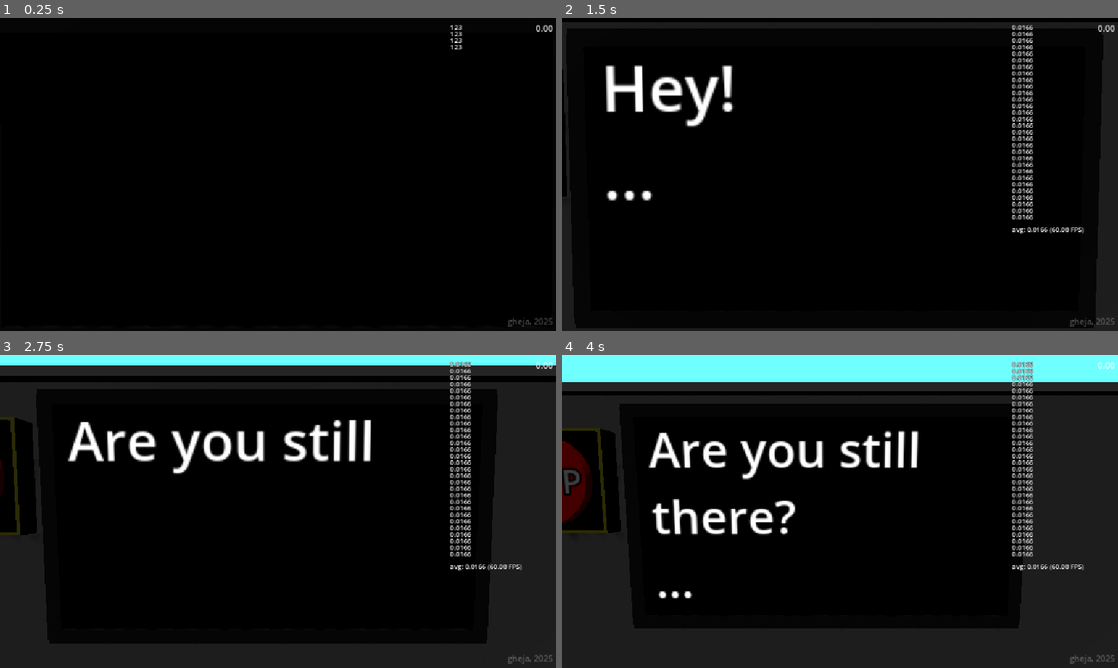
Above: before the commit, frames 1-4 (two rows, left to right).
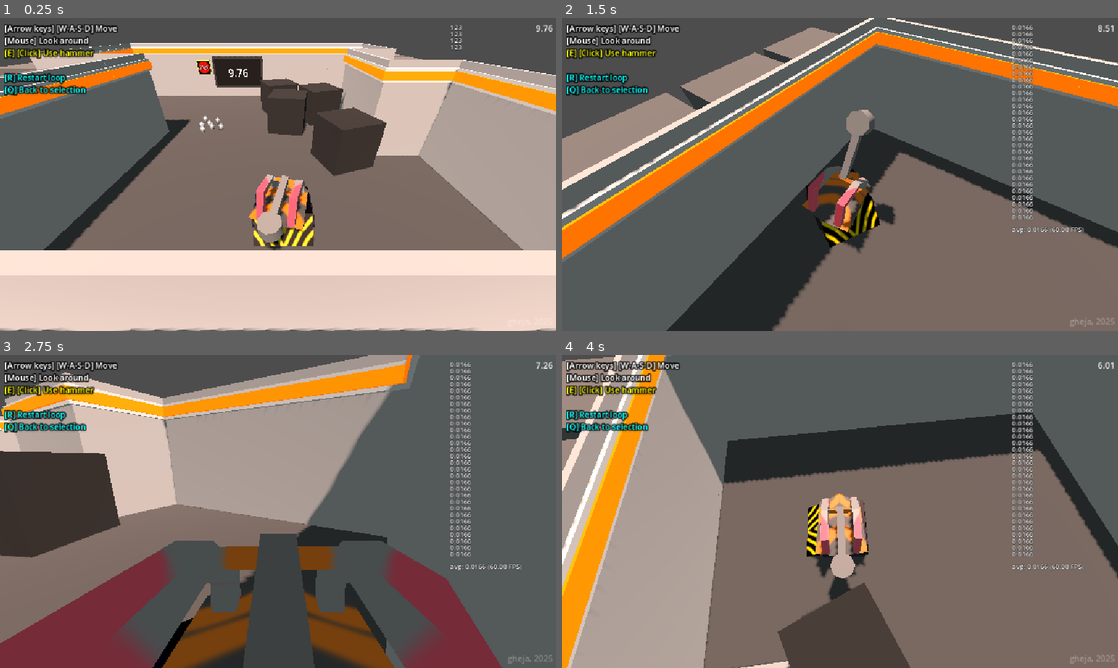
Above: after the commit, the same moments.

Repository: gheja/bot-loop
Game: Godot game, scene res://scenes/main_scene.tscn
Two runs of this game, one before a commit and one after it. Both use one fixed random seed, a clock stepped at 60 frames per second and the inputs below.
Inputs (mouse positions are in pixels of both pictures, inside the frame that each line leads up to):
- Up to frame 1 (0.25 s): no input
- Up to frame 2 (1.5 s): move the mouse to (962, 158) at 0.52 s; hold D (move_right) 0.53-1.28 s; tap E (action_primary) at 0.6, 1.35 s; move the mouse to (728, 190) at 1.27 s; hold S (move_down) from 1.28 s (still down)
- Up to frame 3 (2.75 s): move the mouse to (333, 442) at 2.02 s; release S (move_down) at 2.03 s; hold D (move_right) from 2.03 s (still down); tap E (action_primary) at 2.1 s
- Up to frame 4 (4 s): move the mouse to (812, 574) at 2.77 s; release D (move_right) at 2.78 s; hold W (move_up) 2.78-3.53 s; tap E (action_primary) at 2.85, 3.6 s; move the mouse to (1006, 558) at 3.52 s; hold A (move_left) from 3.53 s (still down)

The runs differ from the first frame. In frame 1, 99% of the frame differs, in the area x 0-100%, y 0-100%; in frame 2, 98%; in frame 3, 98%; in frame 4, 97%.

Commit message:
Added a test second level with traps

Diff:
--- /dev/null
+++ b/src/scenes/level_2.tscn
@@ -0,0 +1,146 @@
+[gd_scene load_steps=10 format=3 uid="uid://d1lxwl3px8p3p"]
+
+[ext_resource type="PackedScene" uid="uid://cpmkcymc6dshv" path="res://scenes/level_base.tscn" id="1_ne2mo"]
+[ext_resource type="PackedScene" uid="uid://cdv8qqvqawyeh" path="res://objects/object_floor.tscn" id="2_6cvei"]
+[ext_resource type="PackedScene" uid="uid://2l7r5ndv1t6j" path="res://objects/object_wall_corner.tscn" id="3_que50"]
+[ext_resource type="PackedScene" uid="uid://cyh8e8m3vwrml" path="res://objects/object_wall.tscn" id="4_hey2k"]
+[ext_resource type="PackedScene" uid="uid://dnnjjb6md5gvt" path="res://objects/object_stop_button.tscn" id="5_172wr"]
+[ext_resource type="PackedScene" uid="uid://b82gg0yds1jf3" path="res://objects/object_display.tscn" id="6_g2hoc"]
+[ext_resource type="PackedScene" uid="uid://b7uql7ksjs0rd" path="res://objects/object_box.tscn" id="7_fldb1"]
+[ext_resource type="PackedScene" uid="uid://camdrurfym6xn" path="res://objects/object_trap.tscn" id="8_6cvei"]
+[ext_resource type="PackedScene" uid="uid://vtcyr4a4c47f" path="res://objects/player_character_bot_hammer.tscn" id="8_guvtl"]
+
+[node name="Level2" type="Node3D"]
+
+[node name="LevelBase" parent="." instance=ExtResource("1_ne2mo")]
+transform = Transform3D(1.00179, 0, 0, 0, 1.00179, 0, 0, 0, 1.00179, 0, 0, 0)
+
+[node name="ObjectFloor" parent="LevelBase/LevelObjectContainer" index="0" instance=ExtResource("2_6cvei")]
+transform = Transform3D(15.6864, 0, 0, 0, 15.6864, 0, 0, 0, 15.6864, 0, 0, 0)
+metadata/_edit_lock_ = true
+
+[node name="ObjectWallCorner2" parent="LevelBase/LevelObjectContainer" index="1" instance=ExtResource("3_que50")]
+transform = Transform3D(-4.37114e-08, 0, 0.999999, 0, 0.999999, 0, -0.999999, 0, -4.37114e-08, -3.99285, 0, -0.00357346)
+
+[node name="ObjectWallCorner4" parent="LevelBase/LevelObjectContainer" index="2" instance=ExtResource("3_que50")]
+transform = Transform3D(-1, 0, 8.74228e-08, 0, 1, 0, -8.74228e-08, 0, -1, 5.98928, 0, -2)
+
+[node name="ObjectWallCorner5" parent="LevelBase/LevelObjectContainer" index="3" instance=ExtResource("3_que50")]
+transform = Transform3D(-4.37114e-08, 0, -1, 0, 1, 0, 1, 0, -4.37114e-08, 5.98928, 0, 0)
+
+[node name="ObjectWall2" parent="LevelBase/LevelObjectContainer" index="4" instance=ExtResource("4_hey2k")]
+transform = Transform3D(1.31134e-07, 0, 0.999999, 0, 0.999999, 0, -0.999999, 0, 1.31134e-07, -7.98928, 0, -3.99285)
+
+[node name="ObjectWall7" parent="LevelBase/LevelObjectContainer" index="5" instance=ExtResource("4_hey2k")]
+transform = Transform3D(1.31134e-07, 0, 0.999999, 0, 0.999999, 0, -0.999999, 0, 1.31134e-07, -7.98928, 0, -5.98928)
+
+[node name="ObjectWall8" parent="LevelBase/LevelObjectContainer" index="6" instance=ExtResource("4_hey2k")]
+transform = Transform3D(0.999999, 0, -1.18996e-07, 0, 0.999999, 0, 1.18996e-07, 0, 0.999999, -5.99285, 0, -7.9857)
+
+[node name="ObjectWall9" parent="LevelBase/LevelObjectContainer" index="7" instance=ExtResource("4_hey2k")]
+transform = Transform3D(0.999999, 0, -1.18996e-07, 0, 0.999999, 0, 1.18996e-07, 0, 0.999999, -3.99643, 0, -7.9857)
+
+[node name="ObjectWall13" parent="LevelBase/LevelObjectContainer" index="8" instance=ExtResource("4_hey2k")]
+transform = Transform3D(0.999999, 0, -1.18996e-07, 0, 0.999999, 0, 1.18996e-07, 0, 0.999999, -2, 0, -7.9857)
+
+[node name="ObjectWall14" parent="LevelBase/LevelObjectContainer" index="9" instance=ExtResource("4_hey2k")]
+transform = Transform3D(0.999999, 0, -1.18996e-07, 0, 0.999998, 0, 1.18996e-07, 0, 0.999999, -0.00357298, 0, -7.9857)
+
+[node name="ObjectWall15" parent="LevelBase/LevelObjectContainer" index="10" instance=ExtResource("4_hey2k")]
+transform = Transform3D(0.999999, 0, -1.18996e-07, 0, 0.999998, 0, 1.18996e-07, 0, 0.999999, 1.99285, 0, -7.9857)
+
+[node name="ObjectWall24" parent="LevelBase/LevelObjectContainer" index="11" instance=ExtResource("4_hey2k")]
+transform = Transform3D(0.999998, 0, -1.18996e-07, 0, 0.999998, 0, 1.18996e-07, 0, 0.999998, 3.98928, 0, -7.9857)
+
+[node name="ObjectWall25" parent="LevelBase/LevelObjectContainer" index="12" instance=ExtResource("4_hey2k")]
+transform = Transform3D(0.999998, 0, -1.18996e-07, 0, 0.999998, 0, 1.18996e-07, 0, 0.999998, 5.98571, 0, -7.9857)
+
+[node name="ObjectWall26" parent="LevelBase/LevelObjectContainer" index="13" instance=ExtResource("4_hey2k")]
+transform = Transform3D(-1.62707e-07, 0, -0.999998, 0, 0.999998, 0, 0.999998, 0, -1.62707e-07, 7.98213, 0, -3.99285)
+
+[node name="ObjectWall27" parent="LevelBase/LevelObjectContainer" index="14" instance=ExtResource("4_hey2k")]
+transform = Transform3D(-1.62707e-07, 0, -0.999998, 0, 0.999998, 0, 0.999998, 0, -1.62707e-07, 7.98213, 0, -5.98927)
+
+[node name="ObjectWall4" parent="LevelBase/LevelObjectContainer" index="15" instance=ExtResource("4_hey2k")]
+transform = Transform3D(-4.37114e-08, 0, 1, 0, 1, 0, -1, 0, -4.37114e-08, -7.99285, 0, -1.99643)
+
+[node name="ObjectWall10" parent="LevelBase/LevelObjectContainer" index="16" instance=ExtResource("4_hey2k")]
+transform = Transform3D(-4.37114e-08, 0, 1, 0, 1, 0, -1, 0, -4.37114e-08, -4, 0, 1.99643)
+
+[node name="ObjectWall11" parent="LevelBase/LevelObjectContainer" index="17" instance=ExtResource("4_hey2k")]
+transform = Transform3D(-4.37114e-08, 0, 1, 0, 1, 0, -1, 0, -4.37114e-08, -4, 0, 3.99285)
+
+[node name="ObjectWall12" parent="LevelBase/LevelObjectContainer" index="18" instance=ExtResource("4_hey2k")]
+transform = Transform3D(-4.37114e-08, 0, 0.999999, 0, 0.999999, 0, -0.999999, 0, -4.37114e-08, -4, 0, 5.98928)
+
+[node name="ObjectWall16" parent="LevelBase/LevelObjectContainer" index="19" instance=ExtResource("4_hey2k")]
+transform = Transform3D(-0.999999, 0, -8.74227e-08, 0, 0.999999, 0, 8.74227e-08, 0, -0.999999, -2.00357, 0, 7.9857)
+
+[node name="ObjectWall17" parent="LevelBase/LevelObjectContainer" index="20" instance=ExtResource("4_hey2k")]
+transform = Transform3D(-0.999999, 0, -8.74227e-08, 0, 0.999999, 0, 8.74227e-08, 0, -0.999999, -0.00714406, 0, 7.9857)
+
+[node name="ObjectWall18" parent="LevelBase/LevelObjectContainer" index="21" instance=ExtResource("4_hey2k")]
+transform = Transform3D(-0.999999, 0, -8.74227e-08, 0, 0.999999, 0, 8.74227e-08, 0, -0.999999, 1.98928, 0, 7.9857)
+
+[node name="ObjectWall19" parent="LevelBase/LevelObjectContainer" index="22" instance=ExtResource("4_hey2k")]
+transform = Transform3D(-0.999999, 0, -8.74227e-08, 0, 0.999999, 0, 8.74227e-08, 0, -0.999999, 3.98571, 0, 7.9857)
+
+[node name="ObjectWall20" parent="LevelBase/LevelObjectContainer" index="23" instance=ExtResource("4_hey2k")]
+transform = Transform3D(-0.999998, 0, -8.74227e-08, 0, 0.999998, 0, 8.74227e-08, 0, -0.999998, 5.98213, 0, 7.9857)
+
+[node name="ObjectWall21" parent="LevelBase/LevelObjectContainer" index="24" instance=ExtResource("4_hey2k")]
+transform = Transform3D(1.31134e-07, 0, -0.999998, 0, 0.999998, 0, 0.999998, 0, 1.31134e-07, 7.97856, 0, 5.98927)
+
+[node name="ObjectWall22" parent="LevelBase/LevelObjectContainer" index="25" instance=ExtResource("4_hey2k")]
+transform = Transform3D(1.31134e-07, 0, -0.999998, 0, 0.999998, 0, 0.999998, 0, 1.31134e-07, 7.97856, 0, 3.99285)
+
+[node name="ObjectWall23" parent="LevelBase/LevelObjectContainer" index="26" instance=ExtResource("4_hey2k")]
+transform = Transform3D(1.31134e-07, 0, -0.999998, 0, 0.999998, 0, 0.999998, 0, 1.31134e-07, 7.97856, 0, 1.99642)
+
+[node name="ObjectWall5" parent="LevelBase/LevelObjectContainer" index="27" instance=ExtResource("4_hey2k")]
+transform = Transform3D(-1, 0, -8.74228e-08, 0, 1, 0, 8.74228e-08, 0, -1, -5.99642, 0, -3.80788e-06)
+
+[node name="ObjectStopButton" parent="LevelBase/LevelObjectContainer" index="28" instance=ExtResource("5_172wr")]
+transform = Transform3D(0.999999, 0, 0, 0, 0.999999, 0, 0, 0, 0.999999, -2.75, 1.75, -6.87122)
+
+[node name="ObjectDisplay" parent="LevelBase/LevelObjectContainer" index="29" instance=ExtResource("6_g2hoc")]
+transform = Transform3D(0.999999, 0, 0, 0, 0.999999, 0, 0, 0, 0.999999, -0.644897, 1.4565, -6.87961)
+
+[node name="ObjectBox" parent="LevelBase/LevelObjectContainer" index="30" instance=ExtResource("7_fldb1")]
+transform = Transform3D(0.934993, 0, 0.354666, 0, 1, 0, -0.354666, 0, 0.934993, 1.90161, 0, -3.80222)
+
+[node name="ObjectBox4" parent="LevelBase/LevelObjectContainer" index="31" instance=ExtResource("7_fldb1")]
+transform = Transform3D(0.934993, 0, 0.354666, 0, 1, 0, -0.354666, 0, 0.934993, 4.04405, 0, 1.32809)
+
+[node name="ObjectBox2" parent="LevelBase/LevelObjectContainer" index="32" instance=ExtResource("7_fldb1")]
+transform = Transform3D(0.985879, 0, -0.167457, 0, 0.999999, 0, 0.167457, 0, 0.985879, 2.30167, 0, -1.47178)
+
+[node name="ObjectBox3" parent="LevelBase/LevelObjectContainer" index="33" instance=ExtResource("7_fldb1")]
+transform = Transform3D(0.937525, 0, 0.347917, 0, 0.999999, 0, -0.347917, 0, 0.937525, 3.82475, 0, -2.6959)
+
+[node name="ObjectTrap" parent="LevelBase/LevelObjectContainer" index="34" instance=ExtResource("8_6cvei")]
+transform = Transform3D(1, 0, 0, 0, 1, 0, 0, 0, 1, -1.68359, 0, -2.27296)
+
+[node name="ObjectTrap2" parent="LevelBase/LevelObjectContainer" index="35" instance=ExtResource("8_6cvei")]
+transform = Transform3D(1, 0, 0, 0, 1, 0, 0, 0, 1, -0.685376, 0, -1.27475)
+
+[node name="ObjectTrap3" parent="LevelBase/LevelObjectContainer" index="36" instance=ExtResource("8_6cvei")]
+transform = Transform3D(1, 0, 0, 0, 1, 0, 0, 0, 1, -1.30983, 0, -1.68243)
+
+[node name="ObjectTrap4" parent="LevelBase/LevelObjectContainer" index="37" instance=ExtResource("8_6cvei")]
+transform = Transform3D(1, 0, 0, 0, 1, 0, 0, 0, 1, -1.02172, 0, -2.03654)
+
+[node name="ObjectTrap5" parent="LevelBase/LevelObjectContainer" index="38" instance=ExtResource("8_6cvei")]
+transform = Transform3D(0.999999, 0, 0, 0, 0.999999, 0, 0, 0, 0.999999, -1.09811, 0, -1.3066)
+
+[node name="ObjectTrap6" parent="LevelBase/LevelObjectContainer" index="39" instance=ExtResource("8_6cvei")]
+transform = Transform3D(0.999999, 0, 0, 0, 0.999999, 0, 0, 0, 0.999999, -1.61798, 0, -1.50366)
+
+[node name="ObjectTrap7" parent="LevelBase/LevelObjectContainer" index="40" instance=ExtResource("8_6cvei")]
+transform = Transform3D(0.999999, 0, 0, 0, 0.999999, 0, 0, 0, 0.999999, -1.43438, 2.37993e-07, -1.012)
+
+[node name="PlayerCharacterBotHammer" parent="LevelBase/PlayerObjectContainer" index="0" instance=ExtResource("8_guvtl")]
+transform = Transform3D(0.999999, 0, 0, 0, 0.999999, 0, 0, 0, 0.999999, 1.99643, 0.1, 3.99285)
+player_index = 1
+
+[editable path="LevelBase"]
--- a/src/scenes/main_scene.gd
+++ b/src/scenes/main_scene.gd
@@ -48,6 +48,8 @@
 		if current_level.has_intro:
 			# this should really be part of the level, not the main script...
 			start_intro()
+		else:
+			start_player_selection()
 	else:
 		start_player_selection()
 
--- a/src/scenes/main_scene.tscn
+++ b/src/scenes/main_scene.tscn
@@ -1,7 +1,8 @@
-[gd_scene load_steps=9 format=3 uid="uid://bie2uwadt7uwm"]
+[gd_scene load_steps=10 format=3 uid="uid://bie2uwadt7uwm"]
 
 [ext_resource type="Script" uid="uid://c1wsatcoqlr2u" path="res://scenes/main_scene.gd" id="1_7ykc4"]
 [ext_resource type="PackedScene" uid="uid://dqfv168hkiq2f" path="res://scenes/main_interface.tscn" id="1_w2twt"]
+[ext_resource type="PackedScene" uid="uid://d1lxwl3px8p3p" path="res://scenes/level_2.tscn" id="2_gubc5"]
 [ext_resource type="PackedScene" uid="uid://tedcrjvwtdhi" path="res://scenes/level_1.tscn" id="3_7ykc4"]
 [ext_resource type="PackedScene" uid="uid://dtcd4uun008gj" path="res://scenes/level_test_2.tscn" id="3_pu3yx"]
 
@@ -139,7 +140,7 @@
 
 [node name="MainScene" type="Node3D"]
 script = ExtResource("1_7ykc4")
-level_list = Array[PackedScene]([ExtResource("3_7ykc4"), ExtResource("3_pu3yx")])
+level_list = Array[PackedScene]([ExtResource("2_gubc5"), ExtResource("3_7ykc4"), ExtResource("3_pu3yx")])
 
 [node name="WorldEnvironment" type="WorldEnvironment" parent="."]
 environment = SubResource("Environment_w2twt")
